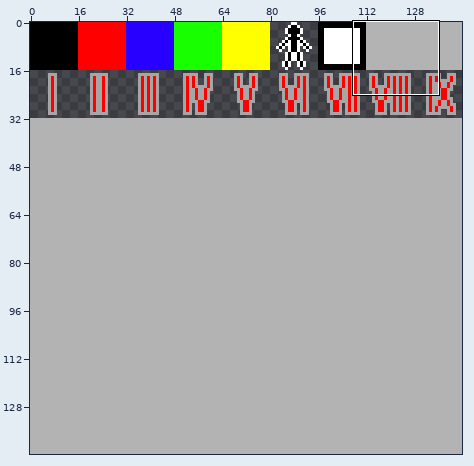
File history of a sprite sheet, PuzzleTester/maps/tiles.png. Above: a wide view before the commit, with the close-up outlined.
Close-up. Earlier state:
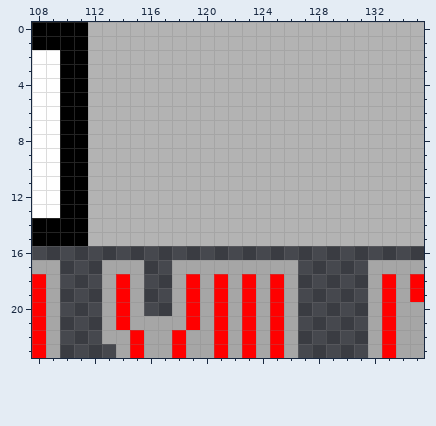
The file is 144x144 pixels. Shown: x 108..135, y 0..23.
Now the later version:
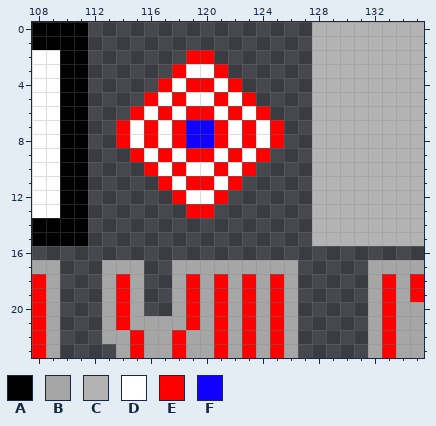
Palette (. is transparent): A #000000  B #a6a6a6  C #b3b3b3  D #ffffff  E #ff0000  F #0f00ff
What changed:
@@ x 108..135 @@
- 0 AAAACCCCCCCCCCCCCCCCCCCCCCCC
- 1 AAAACCCCCCCCCCCCCCCCCCCCCCCC
- 2 DDAACCCCCCCCCCCCCCCCCCCCCCCC
- 3 DDAACCCCCCCCCCCCCCCCCCCCCCCC
- 4 DDAACCCCCCCCCCCCCCCCCCCCCCCC
- 5 DDAACCCCCCCCCCCCCCCCCCCCCCCC
- 6 DDAACCCCCCCCCCCCCCCCCCCCCCCC
- 7 DDAACCCCCCCCCCCCCCCCCCCCCCCC
- 8 DDAACCCCCCCCCCCCCCCCCCCCCCCC
- 9 DDAACCCCCCCCCCCCCCCCCCCCCCCC
-10 DDAACCCCCCCCCCCCCCCCCCCCCCCC
-11 DDAACCCCCCCCCCCCCCCCCCCCCCCC
-12 DDAACCCCCCCCCCCCCCCCCCCCCCCC
-13 DDAACCCCCCCCCCCCCCCCCCCCCCCC
-14 AAAACCCCCCCCCCCCCCCCCCCCCCCC
-15 AAAACCCCCCCCCCCCCCCCCCCCCCCC
+ 0 AAAA................CCCCCCCC
+ 1 AAAA................CCCCCCCC
+ 2 DDAA.......EE.......CCCCCCCC
+ 3 DDAA......EDDE......CCCCCCCC
+ 4 DDAA.....EDEEDE.....CCCCCCCC
+ 5 DDAA....EDEDDEDE....CCCCCCCC
+ 6 DDAA...EDEDEEDEDE...CCCCCCCC
+ 7 DDAA..EDEDEFFEDEDE..CCCCCCCC
+ 8 DDAA..EDEDEFFEDEDE..CCCCCCCC
+ 9 DDAA...EDEDEEDEDE...CCCCCCCC
+10 DDAA....EDEDDEDE....CCCCCCCC
+11 DDAA.....EDEEDE.....CCCCCCCC
+12 DDAA......EDDE......CCCCCCCC
+13 DDAA.......EE.......CCCCCCCC
+14 AAAA................CCCCCCCC
+15 AAAA................CCCCCCCC
 16 ............................
Boxes around the changes in both close-ups, in picture pixels (x1, y1, x2, y2):
changed: (88, 22, 312, 246)
